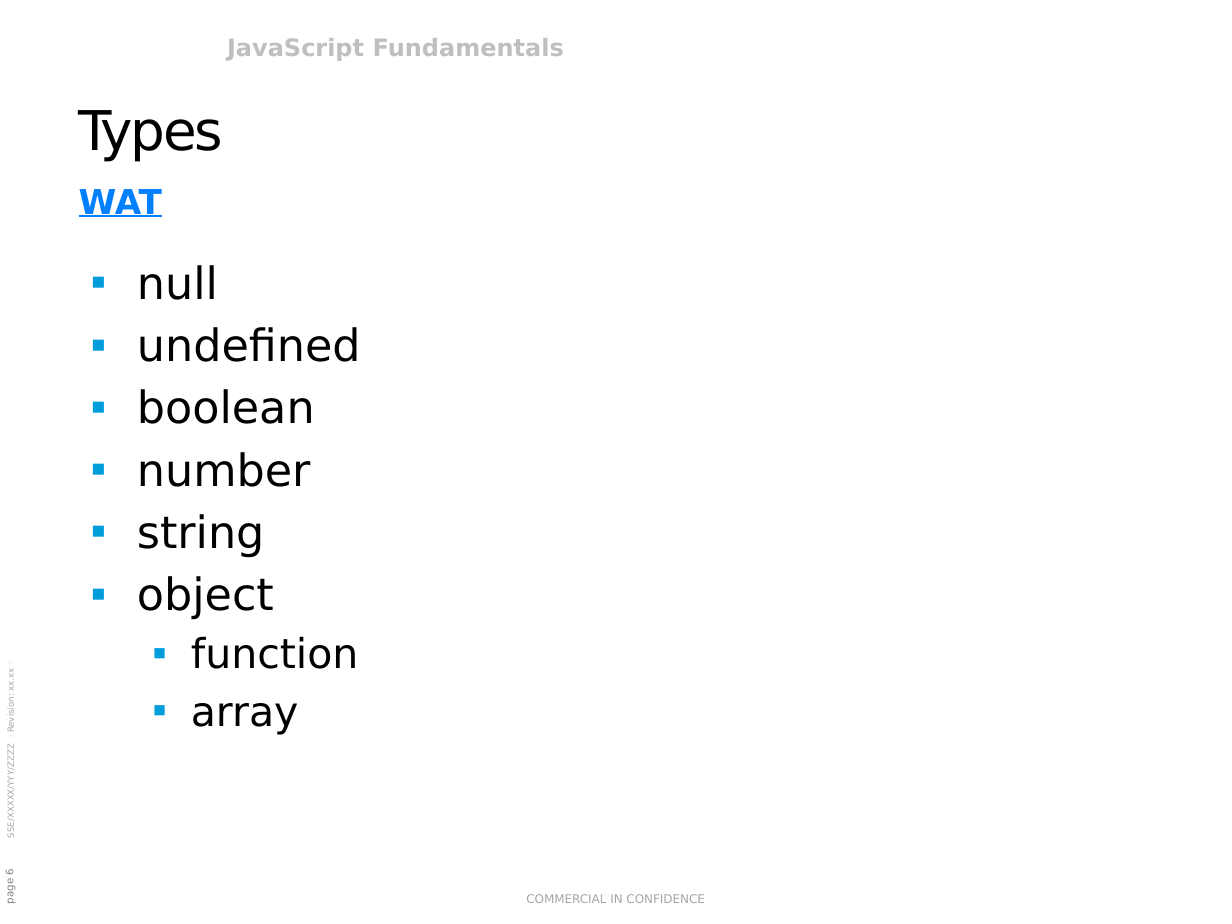
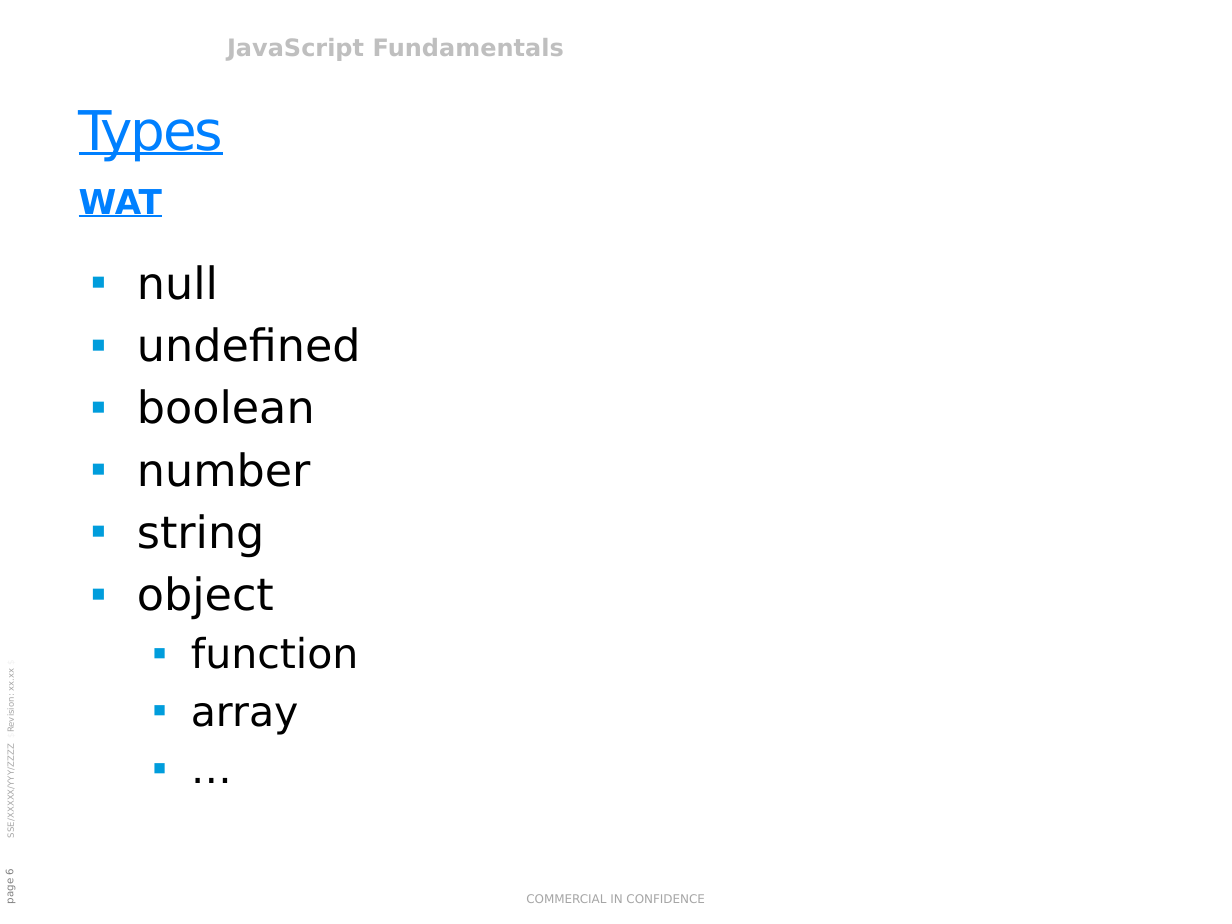
Before and after one commit to rasmusvhansen/javascript-course, a slide deck: slide 6 of JavaScript Fundamentals.pptx. Drawn at 1232x924 pixels with LibreOffice and Linux fonts; fonts in the diff are those of the drawing; background and template pictures are left out. Boxes give left, top, right and bottom in pixels: in the first picture for what was removed or moved away, otherwise in the second. Text is boxed around its words. In the diff, an @@ line names an element or a change of style, - is before the commit and + after.

```diff
--- a/JavaScript Fundamentals.pptx
+++ b/JavaScript Fundamentals.pptx
@@ title "Types" at box(79, 110, 223, 162): text colour #000000 to #0080FF, underline on @@
@@ text at box(137, 265, 361, 735): paragraph added @@
+  ▪ …
```
Also in this commit, not shown: 5 other files.
